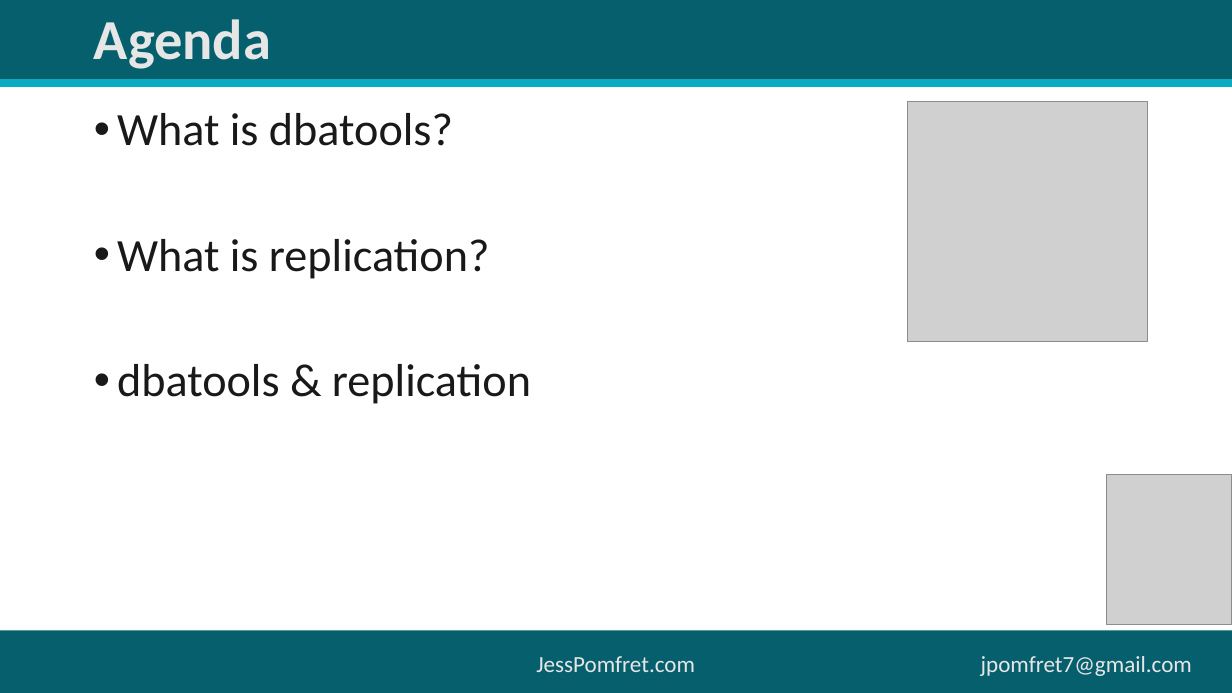
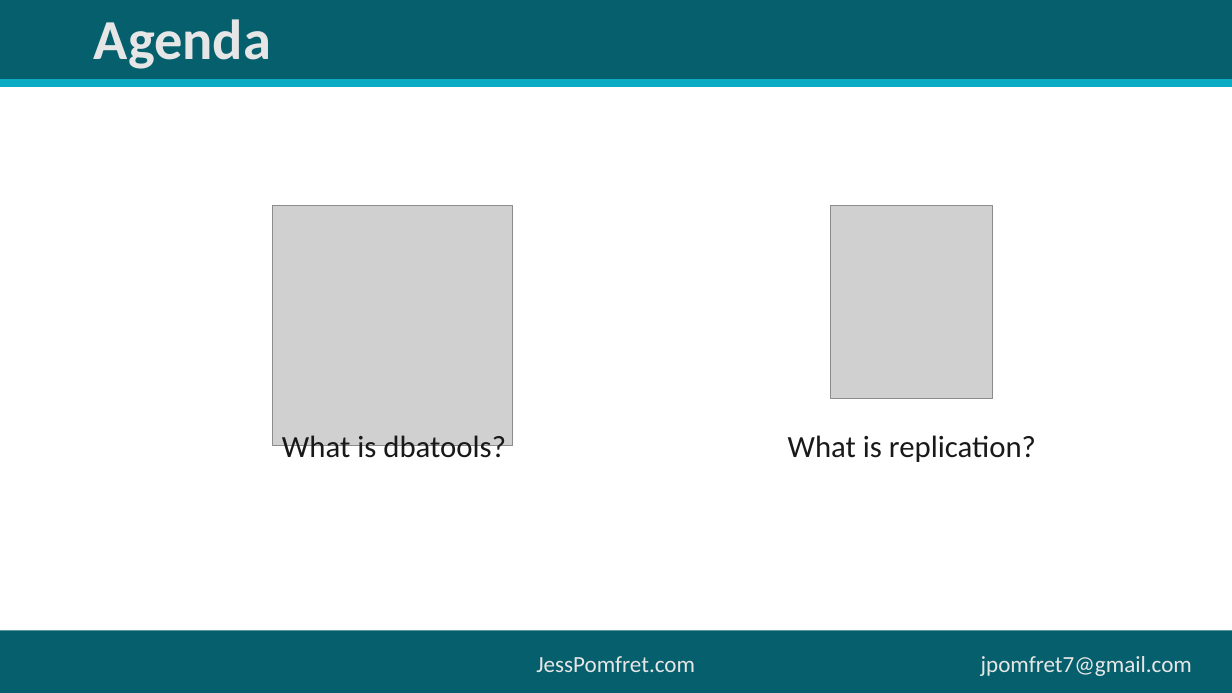
Before and after one commit to jpomfret/dbatools-replication, a slide deck: slide 3 of dbatoolsReplication.pptx. Drawn at 1232x693 pixels with LibreOffice and Linux fonts; fonts in the diff are those of the drawing; grey boxes stand for pictures. Boxes give left, top, right and bottom in pixels: in the first picture for what was removed or moved away, otherwise in the second. Text is boxed around its words. In the diff, an @@ line names an element or a change of style, - is before the commit and + after.

Commit message:
powerpoint changes

```diff
--- a/dbatoolsReplication.pptx
+++ b/dbatoolsReplication.pptx
@@ text removed at (117,113,531,404) @@
-• What is dbatools?
-• What is replication?
-• dbatools & replication
@@ picture: place and size @@
-picture at (908,102,1148,342)
+picture at (273,205,513,445)
@@ picture: place and size @@
-picture at (1106,475,1232,625)
+picture at (831,205,994,398)
@@ text added at (282,435,506,465), 24 pt, text #191919 @@
+What is dbatools?
@@ text added at (788,435,1036,462), 24 pt, text #191919 @@
+What is replication?
```
Also in this commit, not shown: 2 slides added.
